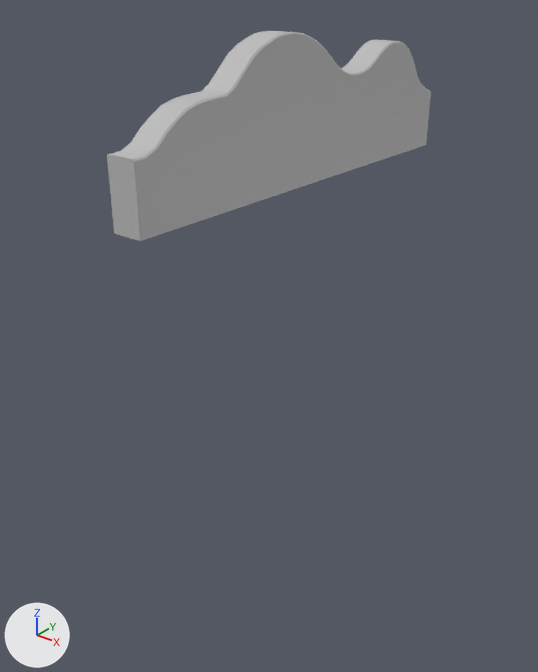
Two versions of the FBX model BumpyRoad/Assets/Models/Road_3_basic_Multiple_CUrvs.fbx, one commit apart.
Rendered twice from a camera (50 mm lens) standing at (144.0, -92.0, 52.0) and looking at (7.0, 79.0, -54.0). The lights are fixed; the arrows at lower left show +X, +Y and +Z. Where no turn or scale is listed for an object, it has been applied to the vertices.
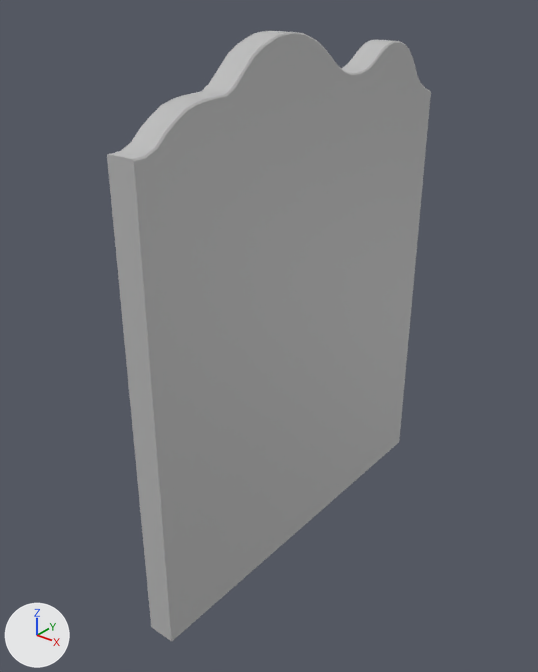
The newer file is also turned or shifted as a whole; pictures and numbers use the older file's frame.

What differs and where, as boxes (x1, y1, x2, y2) in the pictures (538 x 672 px; the box of a moved part takes in the faces that stretch with it):
```json
{"object": "pCube10", "change": "reshaped", "before": [107, 31, 431, 241], "after": [107, 31, 431, 642], "on screen": "190% taller"}
{"part": 1, "of": "me_mesh", "change": "moved or reshaped", "before": [114, 143, 426, 241], "after": [114, 143, 426, 642]}
```

The change, as JSON lines over the scene's bpy script:
```json
{"block": "me_mesh", "where": "me_mesh.from_pydata(...)  # 230 vertices, 244 faces; spans x -9.0..0.0, y 0.0..138.5, z -18.4..23.5"}
{"block": "me_mesh", "where": "# used by ob_pcube10; location = (17.4, 18.2, 14.5)"}
{"block": "me_mesh", "change": "me_mesh part 1: all 22 vertices in x -9.0..0.0, y 0.0..138.5, z -18.4 are moved by (0.0, 0.0, -128.1)"}
```
